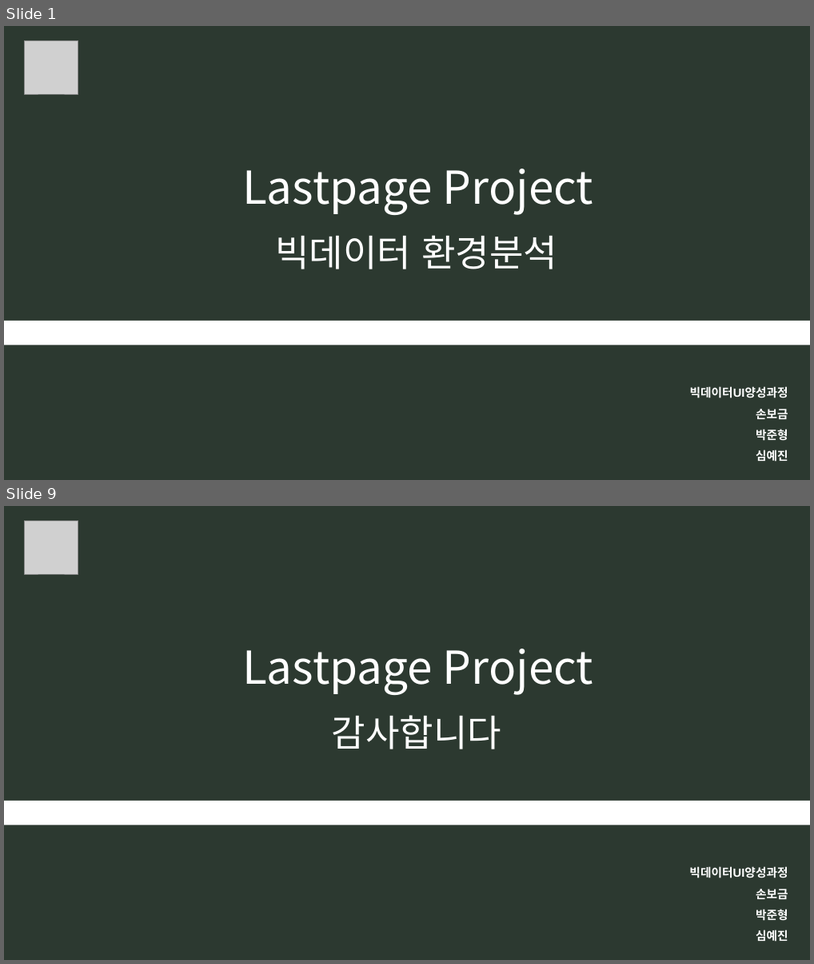
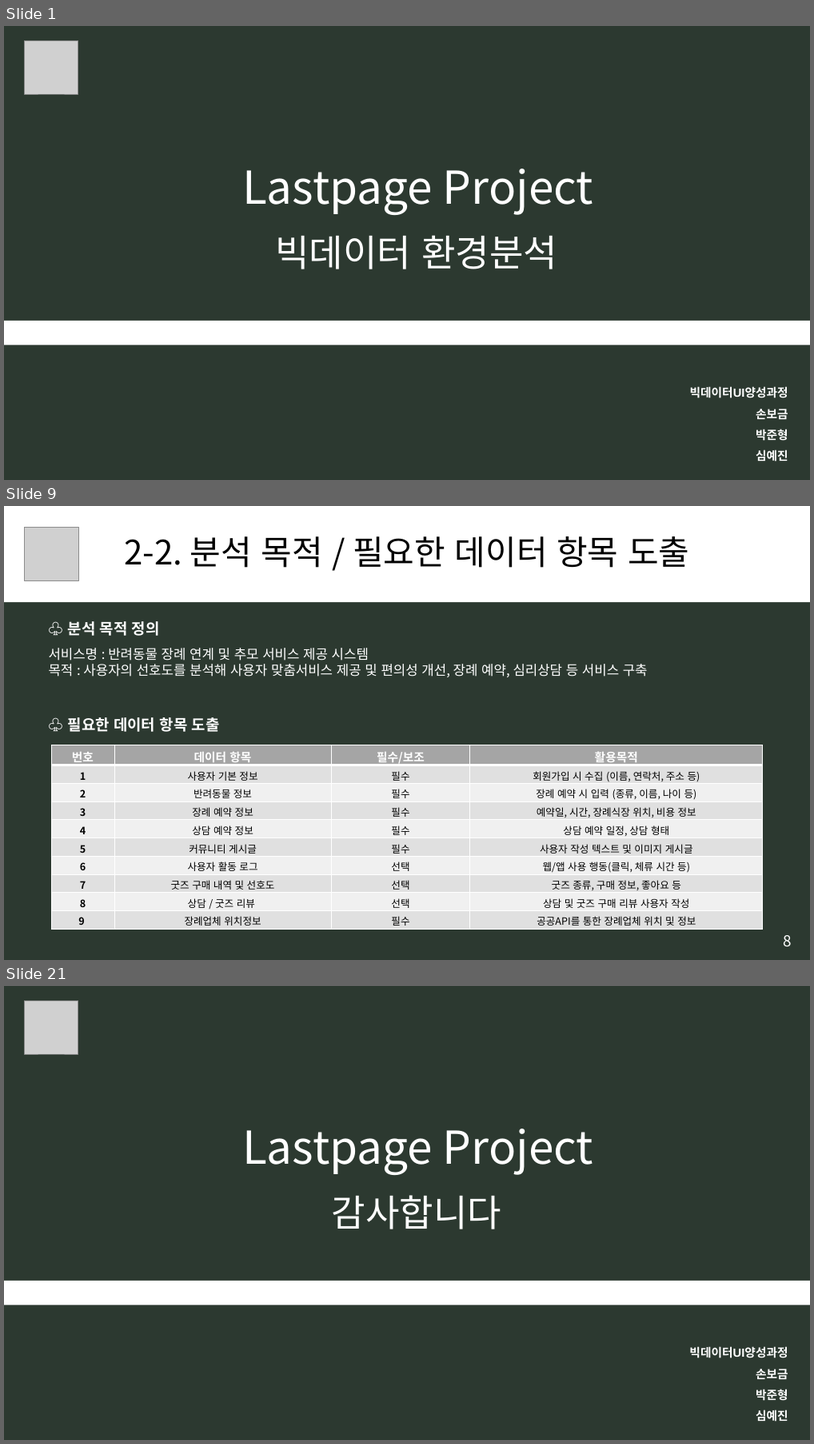
Before and after one commit to B735244/Bigdata_UI_Bogeum, a slide deck: 0. 모듈시험자료/[모듈] 9. 빅데이터 환경분석.pptx. Shown one above the other, each under a label of ours: slides 1 and 9 before the commit, slides 1, 9 and 21 after it; the slides between them are not shown. The pictures are 814x964 and 814x1444 pixels, drawn with LibreOffice and Linux fonts; fonts in the diff are those of the drawing; grey boxes stand for pictures. Boxes give left, top, right and bottom in pixels: in the first picture for what was removed or moved away, otherwise in the second. Text is boxed around its words. In the diff, an @@ line names an element or a change of style, - is before the commit and + after.

```diff
--- a/0. 모듈시험자료/[모듈] 9. 빅데이터 환경분석.pptx
+++ b/0. 모듈시험자료/[모듈] 9. 빅데이터 환경분석.pptx
@@ slide 9 added at (4,506,810,960), background #2C3930 @@
@@ rectangle added at (4,506,810,602), fill #FFFFFF, 40 pt, text #000000 @@
+2-2. 분석 목적 / 필요한 데이터 항목 도출
@@ picture added at (25,527,78,581) @@
@@ text added at (49,621,648,677), 16 pt, text #FFFFFF @@
+♧ 분석 목적 정의
+서비스명 : 반려동물 장례 연계 및 추모 서비스 제공 시스템
+목적 : 사용자의 선호도를 분석해 사용자 맞춤서비스 제공 및 편의성 개선, 장례 예약, 심리상담 등 서비스 구축
@@ text added at (68,717,220,732), 18 pt, text #FFFFFF, bold @@
+♧ 필요한 데이터 항목 도출
@@ table added at (51,745,763,929), 10 rows, 4 columns @@
+번호 | 데이터 항목 | 필수/보조 | 활용목적
+1 | 사용자 기본 정보 | 필수 | 회원가입 시 수집 (이름, 연락처, 주소 등)
+2 | 반려동물 정보 | 필수 | 장례 예약 시 입력 (종류, 이름, 나이 등)
+3 | 장례 예약 정보 | 필수 | 예약일, 시간, 장례식장 위치, 비용 정보
+4 | 상담 예약 정보 | 필수 | 상담 예약 일정, 상담 형태
+5 | 커뮤니티 게시글 | 필수 | 사용자 작성 텍스트 및 이미지 게시글
+6 | 사용자 활동 로그 | 선택 | 웹/앱 사용 행동(클릭, 체류 시간 등)
+7 | 굿즈 구매 내역 및 선호도 | 선택 | 굿즈 종류, 구매 정보, 좋아요 등
+8 | 상담 / 굿즈 리뷰 | 선택 | 상담 및 굿즈 구매 리뷰 사용자 작성
+9 | 장례업체 위치정보 | 필수 | 공공API를 통한 장례업체 위치 및 정보
@@ text added at (784,935,792,947), 18 pt, text #FFFFFF @@
+8
@@ what was slide 9 is now slide 21 @@
```
Also in this commit, not shown: 7 slides changed, 11 other slides added.
